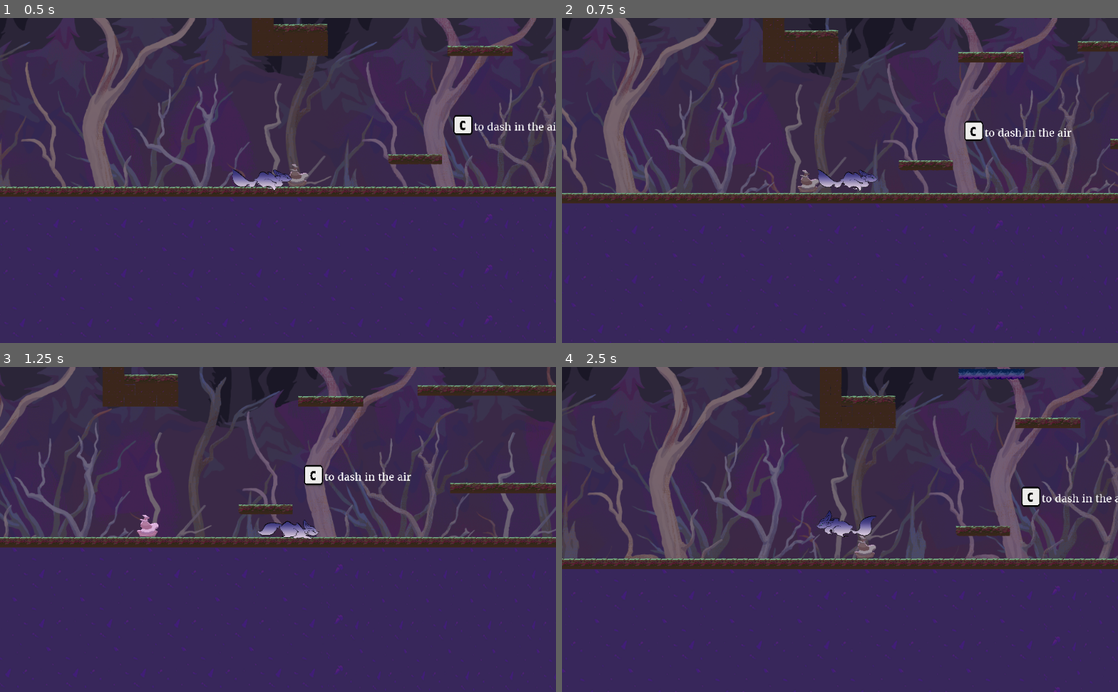
Above: before the commit, frames 1-4 (two rows, left to right).
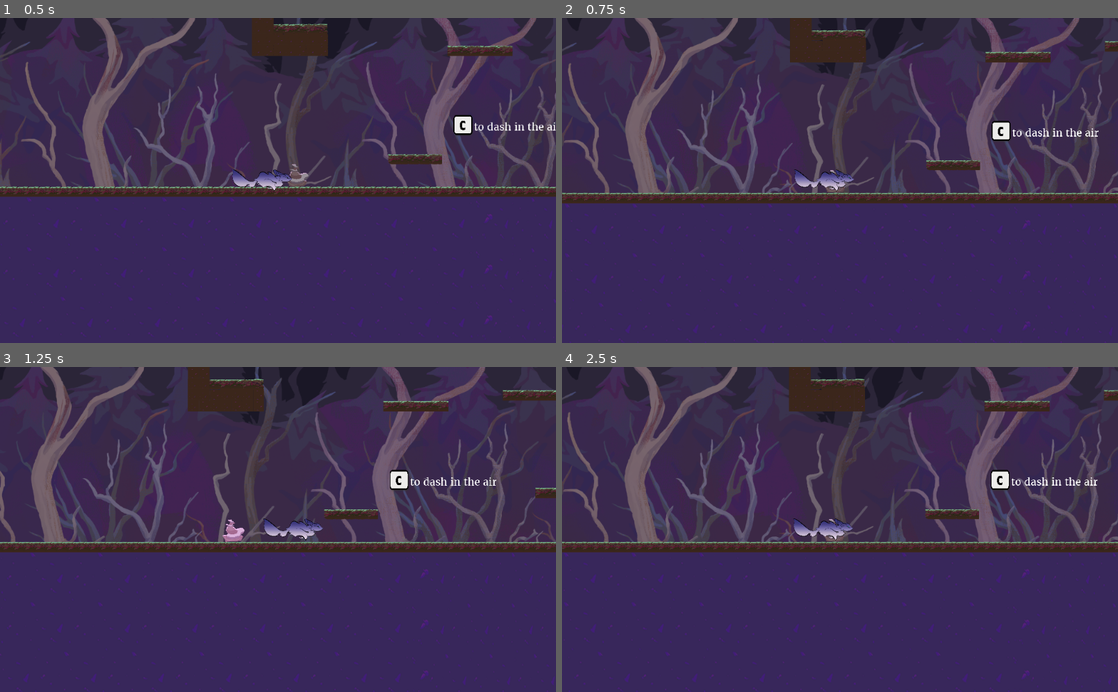
Above: after the commit, the same moments.

Repository: yeetables/Gami
Game: Godot game, scene res://Scenes/ForestPart2.tscn
Same seed, same stepped clock (60 frames per second), same inputs: the game is played once before the commit and once after it. This scene is started directly instead of the project's main scene.
Inputs (mouse positions are in pixels of both pictures, inside the frame that each line leads up to):
- Up to frame 1 (0.5 s): no input
- Up to frame 2 (0.75 s): tap R at 0.5 s; move the mouse to (962, 164) at 0.52 s; press the mouse at (962, 164) at 0.53 s; hold D (ui_right) from 0.53 s (still down); tap Space (space) at 0.6 s
- Up to frame 3 (1.25 s): keep holding D (ui_right)
- Up to frame 4 (2.5 s): tap R at 1.25, 1.55, 2 s; move the mouse to (728, 545) at 1.27 s; release the mouse at (728, 545) at 1.28 s; click (728, 545) at 1.35 s; move the mouse to (895, 458) at 2.02 s; release D (ui_right) at 2.03 s; hold A (ui_left) from 2.03 s (still down); hold R from 2.03 s (still down); tap Space (space) at 2.3 s

Frame 1 is identical in both runs. In frame 2, 20% of the frame differs, in the area x 0-100%, y 0-100%; in frame 3, 24%; in frame 4, 28%.

Commit message:
added respawn delay, fixed some ui elements

Diff:
--- a/src/Scenes/ForestPart2.tscn
+++ b/src/Scenes/ForestPart2.tscn
@@ -388,8 +388,8 @@
 
 [node name="Label" type="Label" parent="HUD"]
 margin_left = -640.0
-margin_top = -30.0
+margin_top = -16.0
 margin_right = -437.0
-margin_bottom = 1.0
+margin_bottom = 15.0
 custom_fonts/font = SubResource( 6 )
 text = "Press 'R' to respawn"
--- a/src/Scenes/Player.tscn
+++ b/src/Scenes/Player.tscn
@@ -52,4 +52,9 @@
 stream = ExtResource( 3 )
 volume_db = -8.0
 
+[node name="DeathTimer" type="Timer" parent="Body"]
+wait_time = 0.5
+one_shot = true
+
 [connection signal="animation_finished" from="Body/AnimationPlayer" to="Body" method="_on_AnimationPlayer_animation_finished"]
+[connection signal="timeout" from="Body/DeathTimer" to="Body" method="_on_DeathTimer_timeout"]
--- a/src/Scenes/moutain.tscn
+++ b/src/Scenes/moutain.tscn
@@ -356,7 +356,6 @@
 shape = SubResource( 2 )
 
 [node name="mountain para" type="ParallaxBackground" parent="."]
-editor/display_folded = true
 layer = -15
 offset = Vector2( 0, -200 )
 transform = Transform2D( 1, 0, 0, 1, 0, -200 )
@@ -393,7 +392,6 @@
 centered = false
 
 [node name="rocks middle" type="ParallaxLayer" parent="mountain para"]
-editor/display_folded = true
 position = Vector2( 0, -400 )
 motion_scale = Vector2( 0.85, 0.8 )
 motion_mirroring = Vector2( 1024, 0 )
@@ -419,9 +417,9 @@
 [node name="HUD" type="CanvasLayer" parent="."]
 
 [node name="Label" type="Label" parent="HUD"]
-margin_left = 1455.73
+margin_left = 32.0
 margin_top = 13.2706
-margin_right = 1658.73
+margin_right = 235.0
 margin_bottom = 44.2706
 custom_fonts/font = SubResource( 3 )
 text = "Press 'R' to respawn"
--- a/src/Scripts/Global.gd
+++ b/src/Scripts/Global.gd
@@ -1,9 +1,4 @@
 extends Node2D
-
-enum {
-	FOX, # 0
-	SQUIRREL # 1
-}
 
 const FOX_SCENE_PATH = "res://Scenes/Player.tscn"
 const SQUIRREL_SCENE_PATH = "res://Scenes/PlayerSquirrel.tscn"
@@ -11,18 +6,13 @@
 const FOX_INSTANCE_PATH = "/root/World/Player"
 const SQUIRREL_INSTANCE_PATH = "/root/World/PlayerSquirrel"
 
-var CURRENT_FORM = FOX
 var PLAYER_POS = Vector2()
 #var CAMERA_POS = Vector2()
 var PLAYER_INSTANCE = null
 
-var PLAYER_IN_CLIMING_AREA = false
+var DASH_ENABLED = false
 
-const TREE_LOCATION = Vector2(415.55,-798.63)
-var WATERAREA_ENTERED = false
-var WATERAREA_DIGGED = false
-
-var DASH_ENABLED = false
+var CAN_MOVE = true
 
 func _ready():
 	var root = get_tree().get_root()
@@ -32,19 +22,6 @@
 	if PLAYER_INSTANCE:
 		PLAYER_POS = PLAYER_INSTANCE.get_node("Body").get_global_position()
 		#CAMERA_POS = PLAYER_INSTANCE.get_node("Body/Camera2D").get_global_position()
-
-func switch_form():
-	PLAYER_INSTANCE.queue_free()
-	PLAYER_INSTANCE = null
-	var new_form = (CURRENT_FORM + 1) % 2
-
-	if new_form == FOX:
-	   PLAYER_INSTANCE =  add_new_player(FOX_SCENE_PATH)
-	elif new_form == SQUIRREL:
-	   PLAYER_INSTANCE =  add_new_player( SQUIRREL_SCENE_PATH)
-
-	CURRENT_FORM = new_form
-
 
 func add_new_player(scene_path):
 	var scene = ResourceLoader.load(scene_path)
@@ -62,13 +39,6 @@
 	return instance
 
 var respawn_node = "/root/World/CheckPoints/SpawnPoint"
-func spawn_holy_tree():
-	var scene = ResourceLoader.load("res://Scenes/tree.tscn")
-	var instance = scene.instance()
-	var world_node = get_tree().get_root().get_node("/root/World")
-	var second_last_node = world_node.get_child(world_node.get_child_count()-2)
-	world_node.add_child_below_node(second_last_node, instance)
-	instance.set_global_position(TREE_LOCATION)
 
 func add_player(pos):
 	var scene = ResourceLoader.load(FOX_SCENE_PATH)
@@ -87,6 +57,10 @@
 #	PLAYER_INSTANCE.get_node("Body").set_global_position(spawn_pos)
 	PLAYER_INSTANCE.queue_free()
 	add_player(spawn_pos)
+	CAN_MOVE = false
+	#var timer = get_tree().get_root().get_node("/root/World/Player/Body/DeathTimer")
+	#timer.start()
+	#print(timer)
 #
 func change_checkPoint(n):
 #	if n == 2:
--- a/src/Scripts/Player.gd
+++ b/src/Scripts/Player.gd
@@ -23,100 +23,105 @@
 func _ready():
 	# Called when the node is added to the scene for the first time.
 	# Initialization here
-	pass
+	$DeathTimer.start()
 
 func _physics_process(delta):
 
-	if Input.is_key_pressed(KEY_R):
-		respawn()
+	if Global.CAN_MOVE == true:
 
-	if Input.is_action_pressed("ui_right"):
-		$Basic.set_flip_h(false)
-		if animPlay == false:
-			$AnimationPlayer.play("FoxRun")
-			animPlay = true
-		if xspeed < 0:
-			xspeed += 3 * ACC
+		if Input.is_key_pressed(KEY_R):
+			respawn_R()
+
+		if Input.is_action_pressed("ui_right"):
+			$Basic.set_flip_h(false)
+			if animPlay == false:
+				$AnimationPlayer.play("FoxRun")
+				animPlay = true
+			if xspeed < 0:
+				xspeed += 3 * ACC
+			else:
+				xspeed += ACC
+				if xspeed > MAX_SPEED:
+					xspeed = MAX_SPEED
+
+		elif Input.is_action_pressed("ui_left"):
+			$Basic.set_flip_h(true)
+			if animPlay == false:
+				$AnimationPlayer.play("FoxRun")
+				animPlay = true
+			if xspeed > 0:
+				xspeed -= 3 * ACC
+			else:
+				xspeed -= ACC
+				if xspeed < -MAX_SPEED:
+					xspeed = -MAX_SPEED
+
 		else:
-			xspeed += ACC
-			if xspeed > MAX_SPEED:
-				xspeed = MAX_SPEED
+			$AnimationPlayer.stop()
+			animPlay = false
+			if xspeed > ((ACC * 2) + 1):
+				xspeed -= 2 * ACC
+			elif xspeed < -16:
+				xspeed += 2 * ACC
+			else:
+				xspeed = 0
 
-	elif Input.is_action_pressed("ui_left"):
-		$Basic.set_flip_h(true)
-		if animPlay == false:
-			$AnimationPlayer.play("FoxRun")
-			animPlay = true
-		if xspeed > 0:
-			xspeed -= 3 * ACC
-		else:
-			xspeed -= ACC
-			if xspeed < -MAX_SPEED:
-				xspeed = -MAX_SPEED
+		if Input.is_action_pressed("ui_lmb"):
+			if not is_on_floor() and landed == true and Global.DASH_ENABLED:
+				dash = true
 
-	else:
-		$AnimationPlayer.stop()
-		animPlay = false
-		if xspeed > ((ACC * 2) + 1):
-			xspeed -= 2 * ACC
-		elif xspeed < -16:
-			xspeed += 2 * ACC
-		else:
-			xspeed = 0
+		if is_on_floor():
+			if Input.is_action_just_pressed("space"):
+				$jumpsound1.play()
+				yspeed = jforce
 
-	if Input.is_action_pressed("ui_lmb"):
-		if not is_on_floor() and landed == true and Global.DASH_ENABLED:
-			dash = true
+		# Dashing code
+		if dash == true:
 
-	if is_on_floor():
-		if Input.is_action_just_pressed("space"):
-			$jumpsound1.play()
-			yspeed = jforce
+			landed = false
+			if xspeed > 0:
+				xspeed = 900
+				yspeed = 0
+				count += 1
+			elif xspeed < 0:
+				xspeed = -900
+				yspeed = 0
+				count += 1
+			else:
+				dash = false
 
-	# Dashing code
-	if dash == true:
+		if not is_on_floor() and dash == false:
+			JUMPING = true
 
-		landed = false
-		if xspeed > 0:
-			xspeed = 900
-			yspeed = 0
-			count += 1
-		elif xspeed < 0:
-			xspeed = -900
-			yspeed = 0
-			count += 1
-		else:
+			if yspeed > 0:
+				yspeed -= 24
+			elif yspeed <= 0:
+	#			ACC = 200
+				MAX_SPEED = 550
+				yspeed -= 15
+
+		if count >= 15:
 			dash = false
+			count = 0
 
-	if not is_on_floor() and dash == false:
-		JUMPING = true
+		if is_on_floor() and JUMPING:
+			ACC = 100
+			MAX_SPEED = 530
+			JUMPING = false
 
-		if yspeed > 0:
-			yspeed -= 24
-		elif yspeed <= 0:
-#			ACC = 200
-			MAX_SPEED = 550
-			yspeed -= 15
+		if is_on_floor():
+			landed = true
 
-	if count >= 15:
-		dash = false
-		count = 0
+		#print(xspeed, yspeed)
+		velocity.x = 1 * xspeed
+		# control falling speed
+		velocity.y = min(-1 * yspeed, 2000)
 
-	if is_on_floor() and JUMPING:
-		ACC = 100
-		MAX_SPEED = 530
-		JUMPING = false
-
-	if is_on_floor():
-		landed = true
-
-	#print(xspeed, yspeed)
-	velocity.x = 1 * xspeed
-	# control falling speed
-	velocity.y = min(-1 * yspeed, 2000)
-
-	move_and_slide(velocity, UP)
+		move_and_slide(velocity, UP)
 
 
-func respawn():
+func respawn_R():
 	Global.respawn_player()
+
+func _on_DeathTimer_timeout():
+	Global.CAN_MOVE = true
